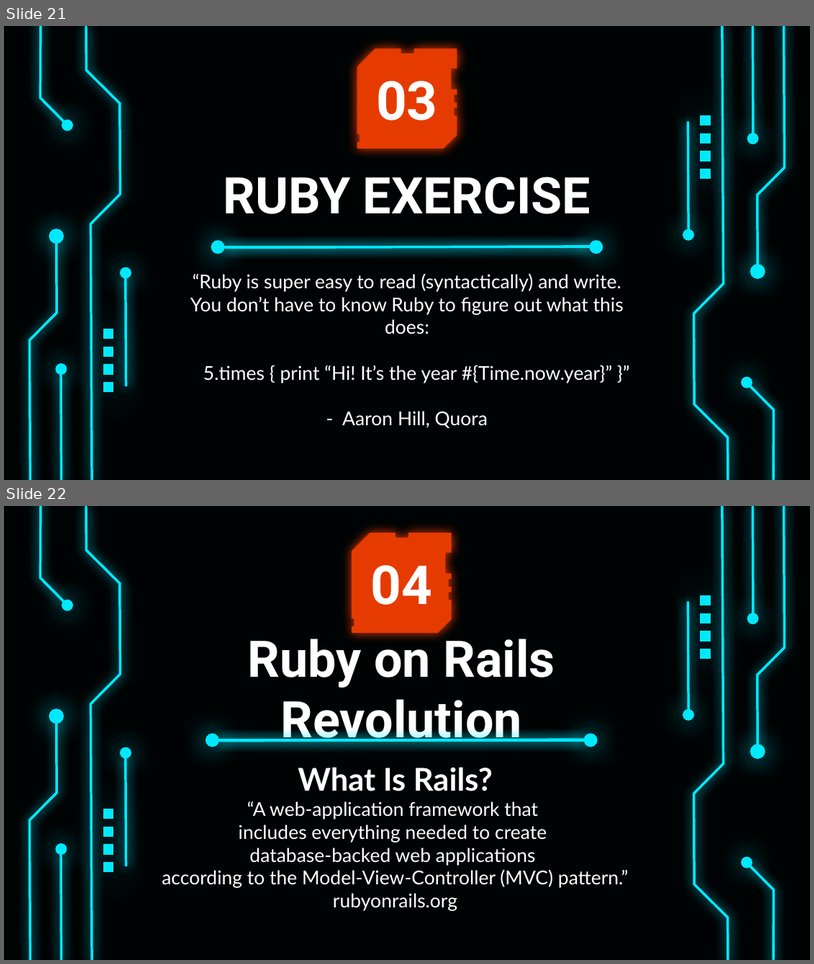
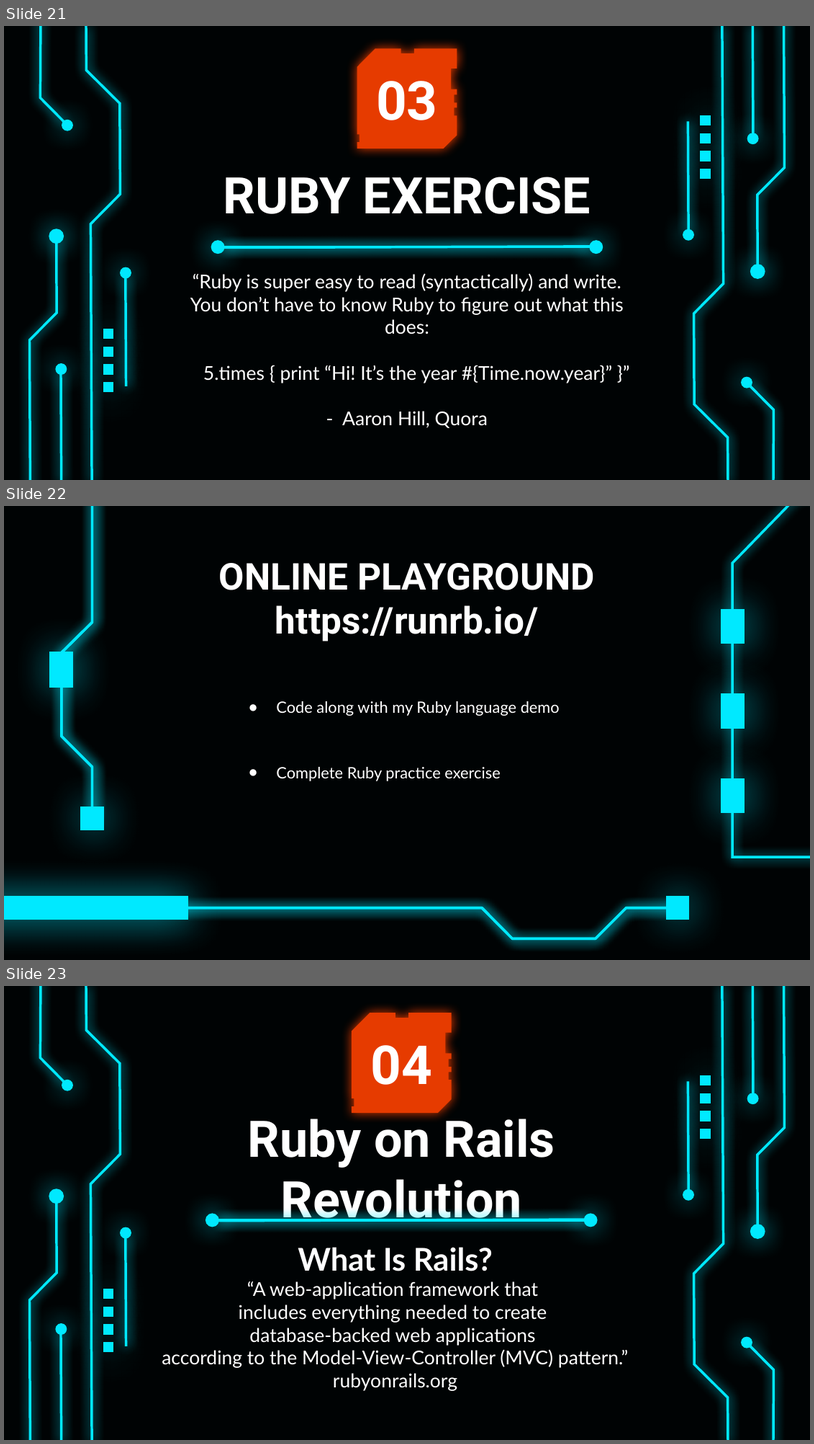
Before and after one commit to mpierce1988/RubyOnRailsPresentation, a slide deck: Presentation/Ruby on Rails.pptx. Shown one above the other, each under a label of ours: slides 21 and 22 before the commit, slides 21, 22 and 23 after it. The pictures are 814x964 and 814x1444 pixels, drawn with LibreOffice and Linux fonts; fonts in the diff are those of the drawing. Boxes give left, top, right and bottom in pixels: in the first picture for what was removed or moved away, otherwise in the second. Text is boxed around its words. In the diff, an @@ line names an element or a change of style, - is before the commit and + after.

```diff
--- a/Presentation/Ruby on Rails.pptx
+++ b/Presentation/Ruby on Rails.pptx
@@ slide 22 added at (x1=4, y1=506, x2=810, y2=960), background #000304 @@
@@ title added at (x1=219, y1=563, x2=595, y2=641), 33 pt, text #FFFFFF, bold @@
+ONLINE PLAYGROUND
+https://runrb.io/
@@ group added at (x1=4, y1=506, x2=104, y2=960): 4 freeform shapes @@
@@ text added at (x1=276, y1=701, x2=560, y2=781), 14 pt, text #FFFFFF @@
+● Code along with my Ruby language demo
+● Complete Ruby practice exercise
@@ group added at (x1=721, y1=506, x2=810, y2=857): 4 freeform shapes @@
@@ group added at (x1=4, y1=896, x2=810, y2=960): 4 freeform shapes @@
@@ what was slide 22 is now slide 23 @@
```
Also in this commit, not shown: 1 slide changed.
